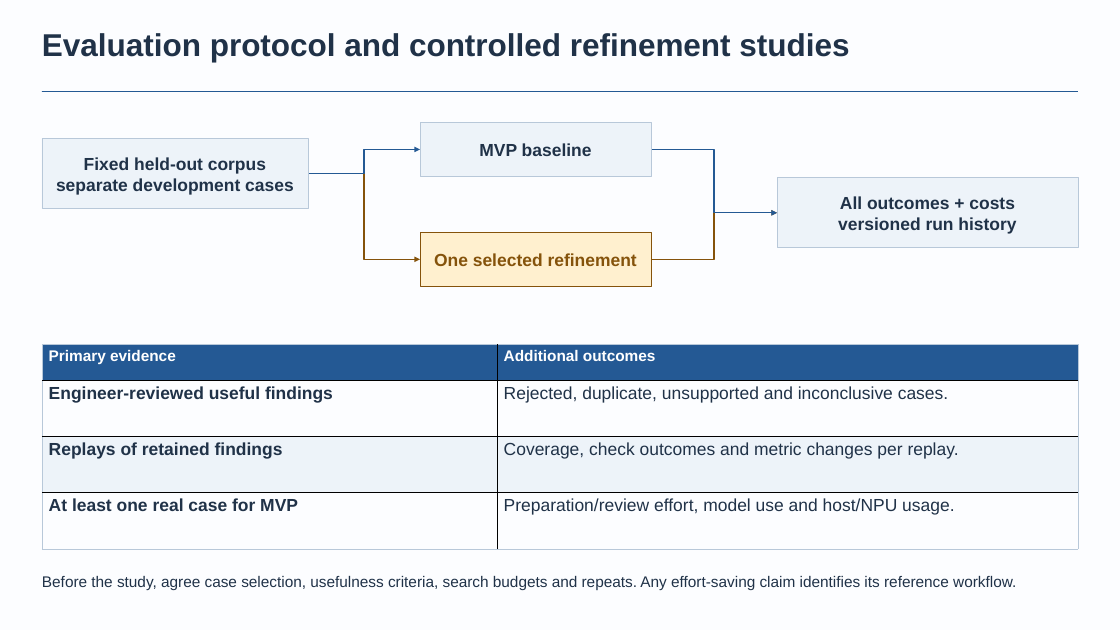
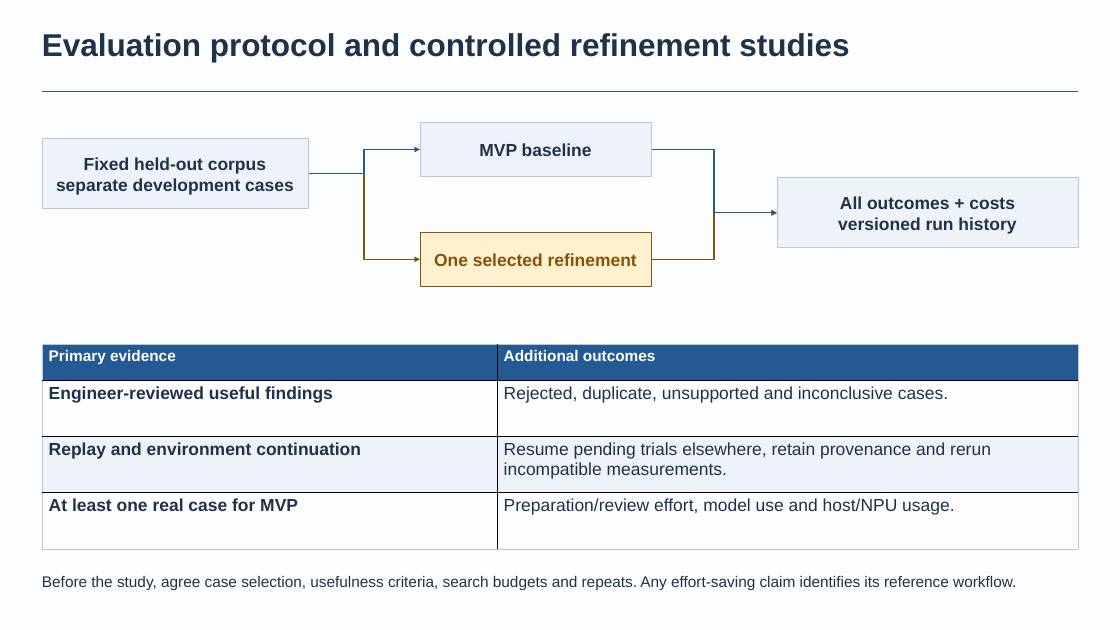
Before and after one commit to BonZirka/ascend-npu-optimization-research, a slide deck: slide 23 of output/ascend-optimization-pitch/ascend-optimization-technical.pptx (slide 20 before the commit). Drawn at 1120x630 pixels with LibreOffice and Linux fonts; fonts in the diff are those of the drawing. Boxes give left, top, right and bottom in pixels: in the first picture for what was removed or moved away, otherwise in the second. Text is boxed around its words. In the diff, an @@ line names an element or a change of style, - is before the commit and + after.

Commit message:
Add joint pass search and portable experiment contracts
Correct the matching-limit claim, emphasize pass placement alongside new transformations, and reframe ranges, precision and memory definedness. Add common kernel/pipeline/trial/evidence/report records and continuation across environments to the editable deck and linked framework plans.

```diff
--- a/output/ascend-optimization-pitch/ascend-optimization-technical.pptx
+++ b/output/ascend-optimization-pitch/ascend-optimization-technical.pptx
@@ table at (42,344,1078,548) @@
-row 3, column 1: Replays of retained findings
+row 3, column 1: Replay and environment continuation
-row 3, column 2: Coverage, check outcomes and metric changes per replay.
+row 3, column 2: Resume pending trials elsewhere, retain provenance and rerun incompatible measurements.
```
Also in this commit, not shown: 11 other slides changed, 3 slides added, 9 other files.
